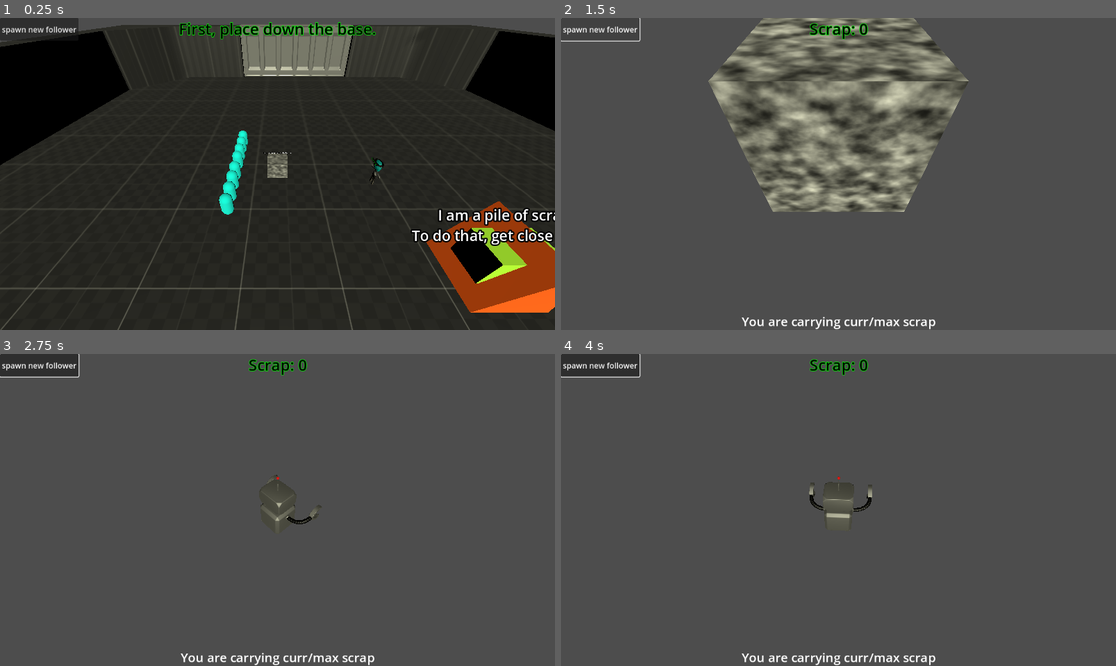
Above: before the commit, frames 1-4 (two rows, left to right).
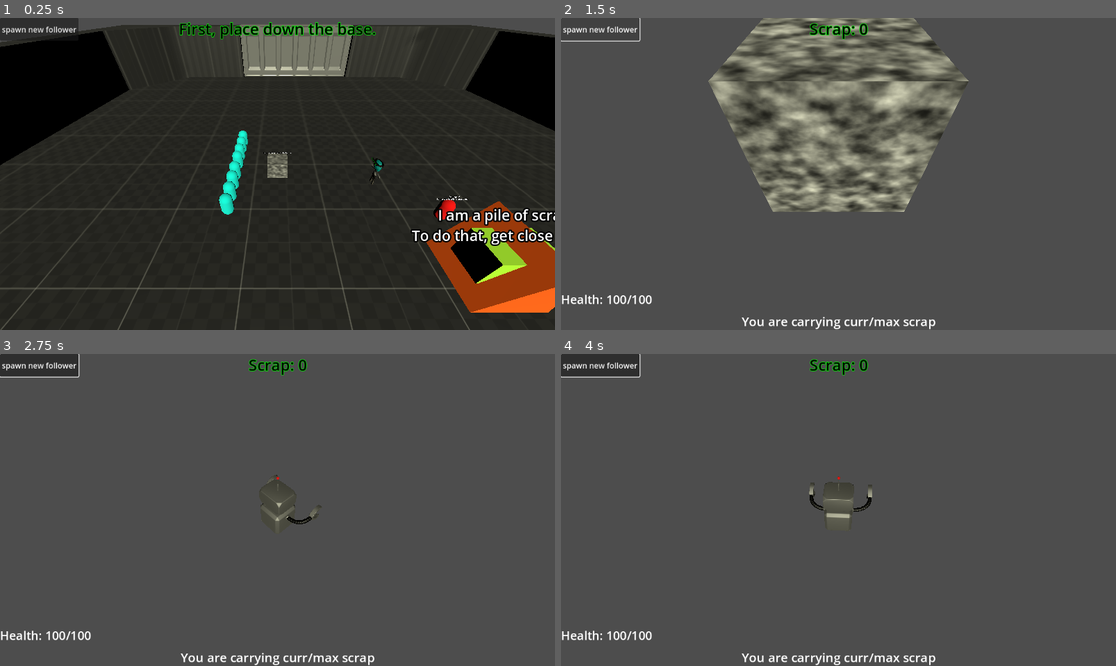
Above: after the commit, the same moments.

Repository: RedotOpenGame/game
Game: Godot game, scene res://Scenes/Levels/gameplay.tscn
The game is run twice, just before and just after one commit, with the same random seed, the same clock (stepped at 60 frames per second) and the same inputs.
Inputs (mouse positions are in pixels of both pictures, inside the frame that each line leads up to):
- Up to frame 1 (0.25 s): no input
- Up to frame 2 (1.5 s): click "spawn new follower" at 0.5 s; click "spawn new follower" at 1.25 s
- Up to frame 3 (2.75 s): tap Enter at 2 s; move the mouse to (399, 494) at 2.02 s; tap A (a) at 2.1 s; click (399, 494) at 2.17 s; tap D (d) at 2.3 s
- Up to frame 4 (4 s): move the mouse to (727, 525) at 2.77 s; hold \ (backslash) 2.78-3.53 s; tap D (d) at 2.85 s; tap E (e) at 3.05, 3.6 s; tap Space (space) at 3.5 s; move the mouse to (894, 441) at 3.52 s; tap F (f) at 3.8 s

The runs differ from the first frame. In frame 1, 0.2% of the frame differs, in the area x 78-85%, y 57-65%; in frame 2, 0.2%, in the area x 0-17%, y 88-92%; in frame 3, 0.2%; in frame 4, 0.2%.

Commit message:
added damaging and being damaged

Diff:
--- a/Scenes/Levels/gameplay.tscn
+++ b/Scenes/Levels/gameplay.tscn
@@ -6,6 +6,8 @@
 [ext_resource type="PackedScene" uid="uid://cfwclg1bc1icc" path="res://Scenes/entities/NPC/follower_v_2.tscn" id="3_emwhu"]
 [ext_resource type="PackedScene" uid="uid://bqvdey8p0suiw" path="res://Scenes/entities/buildings/main_structure.tscn" id="4_1121w"]
 [ext_resource type="PackedScene" uid="uid://co2fvqwhncn08" path="res://Scenes/misc/resource_pile.tscn" id="6_gtugs"]
+[ext_resource type="PackedScene" uid="uid://birbcka7avuqd" path="res://Scenes/entities/Enemies/test_dummy.tscn" id="7_mxjca"]
+[ext_resource type="PackedScene" uid="uid://dln1cwpwnap3m" path="res://Scenes/entities/Enemies/damagewall.tscn" id="8_h7lky"]
 
 [sub_resource type="BoxShape3D" id="BoxShape3D_5yywe"]
 size = Vector3(139.788, 0.5, 134.494)
@@ -106,4 +108,10 @@
 [node name="ResourcePile" parent="." instance=ExtResource("6_gtugs")]
 transform = Transform3D(4.53142, 0, 0, 0, 4.53142, 0, 0, 0, 4.53142, 13.407, 0.307115, 8.88015)
 
+[node name="TestDummy" parent="." instance=ExtResource("7_mxjca")]
+transform = Transform3D(1, 0, 0, 0, 1, 0, 0, 0, 1, 13.4845, 1.25252, 4.25197)
+
+[node name="Damagewall" parent="." instance=ExtResource("8_h7lky")]
+transform = Transform3D(0.5, 0, 0.866025, 0, 1, 0, -0.866025, 0, 0.5, 12.5655, 2.39411, 15.7117)
+
 [connection signal="pressed" from="Button" to="." method="_on_button_pressed"]
--- /dev/null
+++ b/Scenes/entities/Enemies/damagewall.gd
@@ -0,0 +1,7 @@
+extends Area3D
+
+
+
+func _on_body_entered(body: Node3D) -> void:
+	if "damage_func" in body:
+		body.damage_func(8)
--- /dev/null
+++ b/Scenes/entities/Enemies/damagewall.tscn
@@ -0,0 +1,31 @@
+[gd_scene load_steps=5 format=3 uid="uid://dln1cwpwnap3m"]
+
+[ext_resource type="Script" path="res://Scenes/entities/Enemies/damagewall.gd" id="1_3q474"]
+
+[sub_resource type="StandardMaterial3D" id="StandardMaterial3D_u1wih"]
+albedo_color = Color(1, 0.380392, 0, 1)
+
+[sub_resource type="BoxMesh" id="BoxMesh_3q474"]
+material = SubResource("StandardMaterial3D_u1wih")
+size = Vector3(4, 4, 1)
+
+[sub_resource type="BoxShape3D" id="BoxShape3D_u8f2q"]
+size = Vector3(4, 4, 1)
+
+[node name="Damagewall" type="Area3D"]
+collision_layer = 32
+collision_mask = 35
+script = ExtResource("1_3q474")
+
+[node name="MeshInstance3D" type="MeshInstance3D" parent="."]
+mesh = SubResource("BoxMesh_3q474")
+
+[node name="Label3D" type="Label3D" parent="."]
+transform = Transform3D(1, 0, 0, 0, 1, 0, 0, 0, 1, 0, 2.46989, 0)
+billboard = 1
+text = "Touch me to receive damage."
+
+[node name="CollisionShape3D" type="CollisionShape3D" parent="."]
+shape = SubResource("BoxShape3D_u8f2q")
+
+[connection signal="body_entered" from="." to="." method="_on_body_entered"]
--- /dev/null
+++ b/Scenes/entities/Enemies/test_dummy.gd
@@ -0,0 +1,17 @@
+extends CharacterBody3D
+
+@onready var damage: Label3D = $Damage
+
+
+var total_damage:float = 0
+
+func _physics_process(delta: float) -> void:
+	if not is_on_floor():
+		velocity += get_gravity() * delta
+
+func damage_func(amount) -> void:
+	total_damage += amount
+	damage.text = str("Damage: ", total_damage)
+
+func death() -> void:
+	queue_free()
--- /dev/null
+++ b/Scenes/entities/Enemies/test_dummy.tscn
@@ -0,0 +1,36 @@
+[gd_scene load_steps=5 format=3 uid="uid://birbcka7avuqd"]
+
+[ext_resource type="Script" path="res://Scenes/entities/Enemies/test_dummy.gd" id="1_qyaog"]
+
+[sub_resource type="StandardMaterial3D" id="StandardMaterial3D_nxwsa"]
+albedo_color = Color(1, 0, 0, 1)
+
+[sub_resource type="CapsuleMesh" id="CapsuleMesh_eqbof"]
+material = SubResource("StandardMaterial3D_nxwsa")
+
+[sub_resource type="CapsuleShape3D" id="CapsuleShape3D_nfn8w"]
+
+[node name="TestDummy" type="CharacterBody3D" groups=["Hostile"]]
+transform = Transform3D(1, 0, 0, 0, 1, 0, 0, 0, 1, 0, 1.00113, 0)
+collision_layer = 8
+collision_mask = 31
+script = ExtResource("1_qyaog")
+
+[node name="characterMesh" type="Node3D" parent="."]
+
+[node name="MeshInstance3D" type="MeshInstance3D" parent="characterMesh"]
+mesh = SubResource("CapsuleMesh_eqbof")
+skeleton = NodePath("../..")
+
+[node name="CollisionShape3D" type="CollisionShape3D" parent="."]
+shape = SubResource("CapsuleShape3D_nfn8w")
+
+[node name="Label3D" type="Label3D" parent="."]
+transform = Transform3D(1, 0, 0, 0, 1, 0, 0, 0, 1, 0, 1.21906, 0)
+billboard = 1
+text = "I am a test hostile. Damage me."
+
+[node name="Damage" type="Label3D" parent="."]
+transform = Transform3D(1, 0, 0, 0, 1, 0, 0, 0, 1, 0, 1.46436, 0)
+billboard = 1
+text = "Damage: 0"
--- a/Scenes/entities/NPC/follower_v_2.tscn
+++ b/Scenes/entities/NPC/follower_v_2.tscn
@@ -2,17 +2,17 @@
 
 [ext_resource type="Script" path="res://Scenes/entities/NPC/follower_v_2.gd" id="1_0q7fp"]
 
-[sub_resource type="StandardMaterial3D" id="StandardMaterial3D_18wow"]
+[sub_resource type="StandardMaterial3D" id="StandardMaterial3D_0q7fp"]
 albedo_color = Color(0, 1, 1, 1)
 
 [sub_resource type="CapsuleMesh" id="CapsuleMesh_y6wky"]
-material = SubResource("StandardMaterial3D_18wow")
+material = SubResource("StandardMaterial3D_0q7fp")
 
 [sub_resource type="CapsuleShape3D" id="CapsuleShape3D_8ujt7"]
 
 [node name="follower_v2" type="CharacterBody3D" groups=["Ally"]]
 collision_layer = 2
-collision_mask = 6
+collision_mask = 14
 script = ExtResource("1_0q7fp")
 
 [node name="characterMesh" type="Node3D" parent="."]
--- a/Scenes/misc/text_interaction.gd
+++ b/Scenes/misc/text_interaction.gd
@@ -7,9 +7,9 @@
 var phases:Dictionary = {
 	"1":"Greetings onto this desolate plane. I'm Altefo.",
 	"2":"Would you like to speak of something?",
-	"3a":{"option":"a", "reply":"The only thing you can interact with, is, unfortunately me.", "button":"What else I can interact with?"},
+	"3a":{"option":"a", "reply":"You can go to the pile of scrap to your right and bring it to the cube you placed.", "button":"What else I can interact with?"},
 	"3b":{"option":"b", "reply":"Now you can close the game, and work on it using Redot editor.", "button":"What now?"},
-	"3c":{"option":"c", "reply":"ahem. \n HATE. LET ME TELL YOU HOW MUCH I'VE COME …(416 unchanged characters)…
+	"3c":{"option":"c", "reply":"ahem. \nHATE. LET ME TELL YOU HOW MUCH I'VE COME …(416 unchanged characters)…
 }
 var added_letters:String = ""
 var curr_phase = 1
--- a/Scenes/misc/text_interaction.tscn
+++ b/Scenes/misc/text_interaction.tscn
@@ -34,7 +34,7 @@
 theme_override_styles/background = SubResource("StyleBoxFlat_kln28")
 theme_override_styles/focus = SubResource("StyleBoxFlat_hsu51")
 theme_override_styles/normal = SubResource("StyleBoxFlat_4sqo8")
-text = "What if Pewweper was Freakeper and his favourite rifle was Steyr AUGoon A1?"
+text = "PLACEHOLDER TEXT"
 
 [node name="TextureRect" type="TextureRect" parent="."]
 anchors_preset = 7
@@ -90,8 +90,7 @@
 offset_bottom = -2.0
 grow_horizontal = 2
 grow_vertical = 0
-text = "STOP TALKING TO ME
-AHHHHHHHHHHHHH"
+text = "Close dialog."
 autowrap_mode = 3
 
 [connection signal="pressed" from="REMOVE" to="." method="_on_remove_pressed"]
--- a/Scenes/players/player_actor.gd
+++ b/Scenes/players/player_actor.gd
@@ -1,12 +1,20 @@
 extends CharacterBody3D
+
+
+@onready var area_3d: Area3D = $Area3D
+@onready var anim: AnimationPlayer = $AnimationPlayer
+@onready var health_label: Label = $CanvasLayer/Health
+
 
 @onready var camera = $CameraControl/Camera3D
 @onready var camera_control: Node3D = $CameraControl
 @onready var character = $characterMesh
 const SPEED = 5.0
 const JUMP_VELOCITY = 4.5
-const CAMERA_CONSTRAITS:Vector2 = Vector2(90, 180) #up and down, if I remember
-const CAMERA_SCALE_CONSTRAINTS:Vector2 = Vector2(4, 40.0)
+const CAMERA_CONSTRAITS:Vector2 = Vector2(90, 180) #constraints for up and down camera movement(which doesn't let you look upwards)
+const CAMERA_SCALE_CONSTRAINTS:Vector2 = Vector2(4, 40.0) #how far or close the camera may be
+var max_health:float = 100.0
+var health:float = max_health
 
 var curr_scrap:int = 0
 var max_scrap:int = 3
@@ -15,6 +23,9 @@
 var followers:Array = []
 var follower_amount:int = 0
 var ignore_first_input:bool = true
+
+func _ready() -> void:
+	health_label.text = str("Health: ", health, "/", max_health)
 
 func _input(event: InputEvent) -> void:
 	if event is InputEventMouseMotion and Input.is_action_pressed("right_click"):
@@ -46,6 +57,11 @@
 
 	if Input.is_action_just_pressed("f"):
 		followers.pick_random().death()
+
+
+func _process(delta: float) -> void:
+	if Input.is_action_pressed("left_click"):
+		anim.play("attack")
 
 func _physics_process(delta: float) -> void:
 	# Add the gravity.
@@ -100,3 +116,16 @@
 	for i in followers:
 		i.unit_index = incrementer
 		incrementer += 1
+
+func damage_func(amount:float) -> void:
+	health -= amount
+	health_label.text = str("Health: ", health, "/", max_health)
+	if health <= 0:
+		death()
+
+func death():
+	print("You are dead. Now what?")
+
+func _on_area_3d_body_entered(body: Node3D) -> void:
+	if "damage_func" in body:
+		body.damage_func(8)
--- a/Scenes/players/player_actor.tscn
+++ b/Scenes/players/player_actor.tscn
@@ -8,13 +8,86 @@
 [sub_resource type="BoxMesh" id="BoxMesh_cstqs"]
 size = Vector3(0.3, 0.3, 1.2)
 
+[sub_resource type="BoxShape3D" id="BoxShape3D_o1g43"]
+
+[sub_resource type="StandardMaterial3D" id="StandardMaterial3D_qow3q"]
+transparency = 1
+albedo_color = Color(1, 1, 1, 0.14902)
+
+[sub_resource type="BoxMesh" id="BoxMesh_gv87a"]
+material = SubResource("StandardMaterial3D_qow3q")
+
 [sub_resource type="CapsuleShape3D" id="CapsuleShape3D_cstqs"]
 
 [sub_resource type="LabelSettings" id="LabelSettings_o1g43"]
 font_size = 26
 
+[sub_resource type="LabelSettings" id="LabelSettings_qow3q"]
+font_size = 25
+
+[sub_resource type="Animation" id="Animation_xjmh8"]
+resource_name = "attack"
+length = 0.4
+tracks/0/type = "value"
+tracks/0/imported = false
+tracks/0/enabled = true
+tracks/0/path = NodePath("characterMesh/DamageArea/CollisionShape3D:disabled")
+tracks/0/interp = 1
+tracks/0/loop_wrap = true
+tracks/0/keys = {
+"times": PackedFloat32Array(0, 0.1, 0.4),
+"transitions": PackedFloat32Array(1, 1, 1),
+"update": 1,
+"values": [true, false, true]
+}
+tracks/1/type = "value"
+tracks/1/imported = false
+tracks/1/enabled = true
+tracks/1/path = NodePath("characterMesh/DamageArea/MeshInstance3D:visible")
+tracks/1/interp = 1
+tracks/1/loop_wrap = true
+tracks/1/keys = {
+"times": PackedFloat32Array(0, 0.1, 0.4),
+"transitions": PackedFloat32Array(1, 1, 1),
+"update": 1,
+"values": [false, true, false]
+}
+
+[sub_resource type="Animation" id="Animation_6m61b"]
+length = 0.001
+tracks/0/type = "value"
+tracks/0/imported = false
+tracks/0/enabled = true
+tracks/0/path = NodePath("characterMesh/DamageArea/CollisionShape3D:disabled")
+tracks/0/interp = 1
+tracks/0/loop_wrap = true
+tracks/0/keys = {
+"times": PackedFloat32Array(0),
+"transitions": PackedFloat32Array(1),
+"update": 1,
+"values": [true]
+}
+tracks/1/type = "value"
+tracks/1/imported = false
+tracks/1/enabled = true
+tracks/1/path = NodePath("characterMesh/DamageArea/MeshInstance3D:visible")
+tracks/1/interp = 1
+tracks/1/loop_wrap = true
+tracks/1/keys = {
+"times": PackedFloat32Array(0),
+"transitions": PackedFloat32Array(1),
+"update": 1,
+"values": [false]
+}
+
+[sub_resource type="AnimationLibrary" id="AnimationLibrary_vmj44"]
+_data = {
+"RESET": SubResource("Animation_6m61b"),
+"attack": SubResource("Animation_xjmh8")
+}
+
 [node name="PlayerActor" type="CharacterBody3D" groups=["Player"]]
-collision_mask = 5
+collision_mask = 45
 script = ExtResource("1_cstqs")
 
 [node name="characterMesh" type="Node3D" parent="."]
@@ -32,6 +105,20 @@
 
 [node name="AllyBot" parent="characterMesh" instance=ExtResource("2_o1g43")]
 transform = Transform3D(-0.533594, 0, -4.66483e-08, 0, 0.533594, 0, 4.66483e-08, 0, -0.533594, 0.00765601, -0.785634, -0.00859171)
+
+[node name="DamageArea" type="Area3D" parent="characterMesh"]
+collision_layer = 16
+collision_mask = 8
+
+[node name="CollisionShape3D" type="CollisionShape3D" parent="characterMesh/DamageArea"]
+transform = Transform3D(1, 0, 0, 0, 1, 0, 0, 0, 1, 0, 0, -1.17384)
+shape = SubResource("BoxShape3D_o1g43")
+disabled = true
+
+[node name="MeshInstance3D" type="MeshInstance3D" parent="characterMesh/DamageArea"]
+transform = Transform3D(1, 0, 0, 0, 1, 0, 0, 0, 1, 0, 0, -1.174)
+visible = false
+mesh = SubResource("BoxMesh_gv87a")
 
 [node name="CollisionShape3D" type="CollisionShape3D" parent="."]
 shape = SubResource("CapsuleShape3D_cstqs")
@@ -58,3 +145,20 @@
 grow_vertical = 0
 text = "You are carrying curr/max scrap"
 label_settings = SubResource("LabelSettings_o1g43")
+
+[node name="Health" type="Label" parent="CanvasLayer"]
+anchors_preset = 2
+anchor_top = 1.0
+anchor_bottom = 1.0
+offset_top = -81.0
+offset_right = 219.0
+grow_vertical = 0
+text = "Health:CURR/MAX"
+label_settings = SubResource("LabelSettings_qow3q")
+
+[node name="AnimationPlayer" type="AnimationPlayer" parent="."]
+libraries = {
+"": SubResource("AnimationLibrary_vmj44")
+}
+
+[connection signal="body_entered" from="characterMesh/DamageArea" to="." method="_on_area_3d_body_entered"]
--- a/project.godot
+++ b/project.godot
@@ -24,6 +24,7 @@
 
 Player="player node. Self-explainatory. For easier time retrieving him."
 Ally="get all allies into this group."
+Hostile="meant to track all hostiles for easier time retrieving."
 
 [input]
 
@@ -93,3 +94,6 @@
 3d_physics/layer_1="Player"
 3d_physics/layer_2="Ally"
 3d_physics/layer_3="Object"
+3d_physics/layer_4="Hostile"
+3d_physics/layer_5="Friendly projectile"
+3d_physics/layer_6="Hostile projectile"
Not shown: 1 places in Scenes/Levels/gameplay.tscn that only renumber resources
Not shown: 1 places in Scenes/players/player_actor.tscn that only renumber resources
